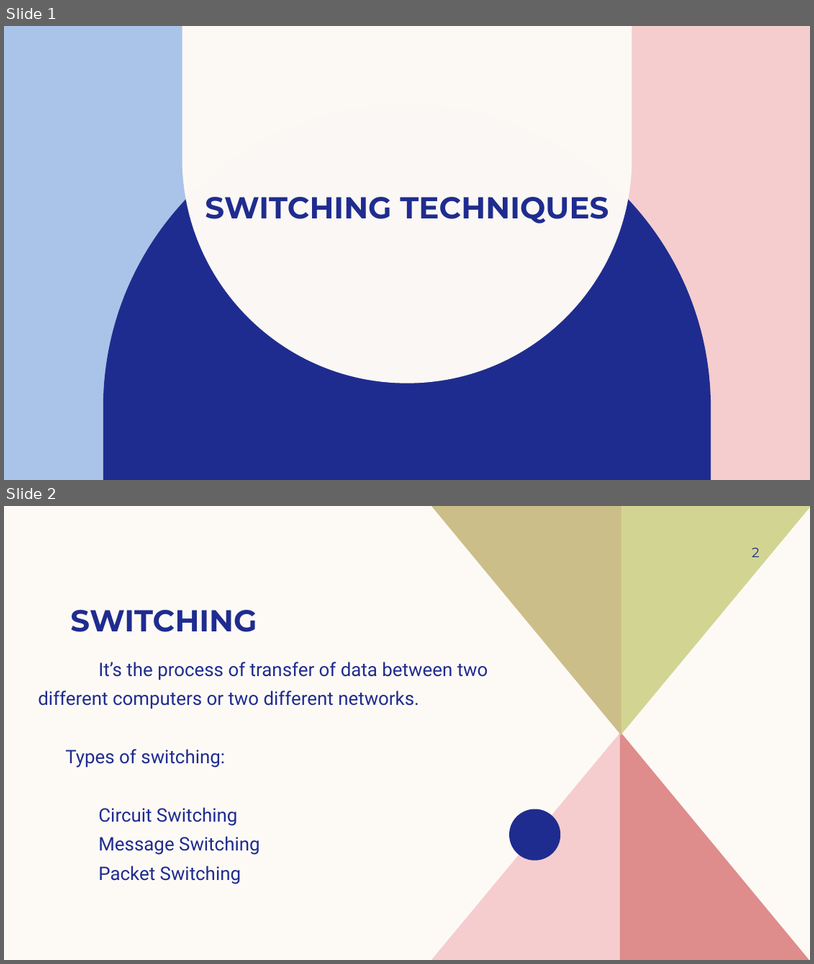
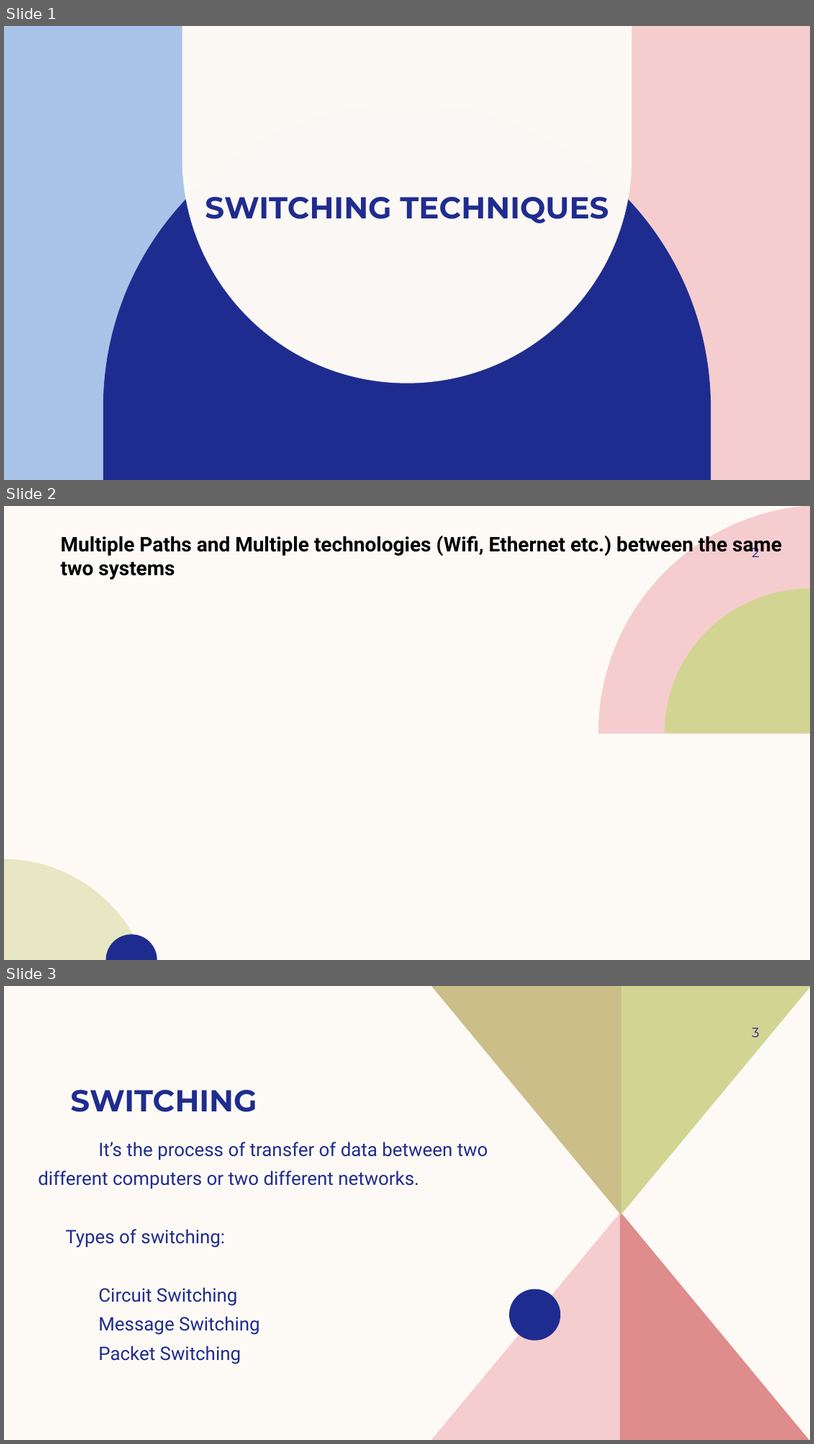
Before and after one commit to Amal-1507/mande, a slide deck: Switching techniques.pptx. Shown one above the other, each under a label of ours: slides 1 and 2 before the commit, slides 1, 2 and 3 after it. The pictures are 814x964 and 814x1444 pixels, drawn with LibreOffice and Linux fonts; fonts in the diff are those of the drawing; background and template pictures are left out. Boxes give left, top, right and bottom in pixels: in the first picture for what was removed or moved away, otherwise in the second. Text is boxed around its words. In the diff, an @@ line names an element or a change of style, - is before the commit and + after.

```diff
--- a/Switching techniques.pptx
+++ b/Switching techniques.pptx
@@ slide 2 added at (4,506,810,960), background picture (left out) @@
@@ freeform shape added at (599,506,810,734), fill #F5CDCE @@
@@ text added at (61,533,782,579), 24 pt, text #000000, bold @@
+Multiple Paths and Multiple technologies (Wifi, Ethernet etc.) between the same two systems
@@ page number added at (752,543,760,557), 16 pt, text #1F2C8F @@
+2
@@ freeform shape added at (665,588,810,733), fill #D2D592 @@
@@ freeform shape added at (4,859,145,960), fill #D2D592 at 50% opacity @@
@@ freeform shape added at (106,934,157,960), fill #1F2C8F @@
@@ what was slide 2 is now slide 3 @@
@@ page number at (752,1028,760,1037): text changed @@
-2
+3
```
Also in this commit, not shown: 3 other slides added.
